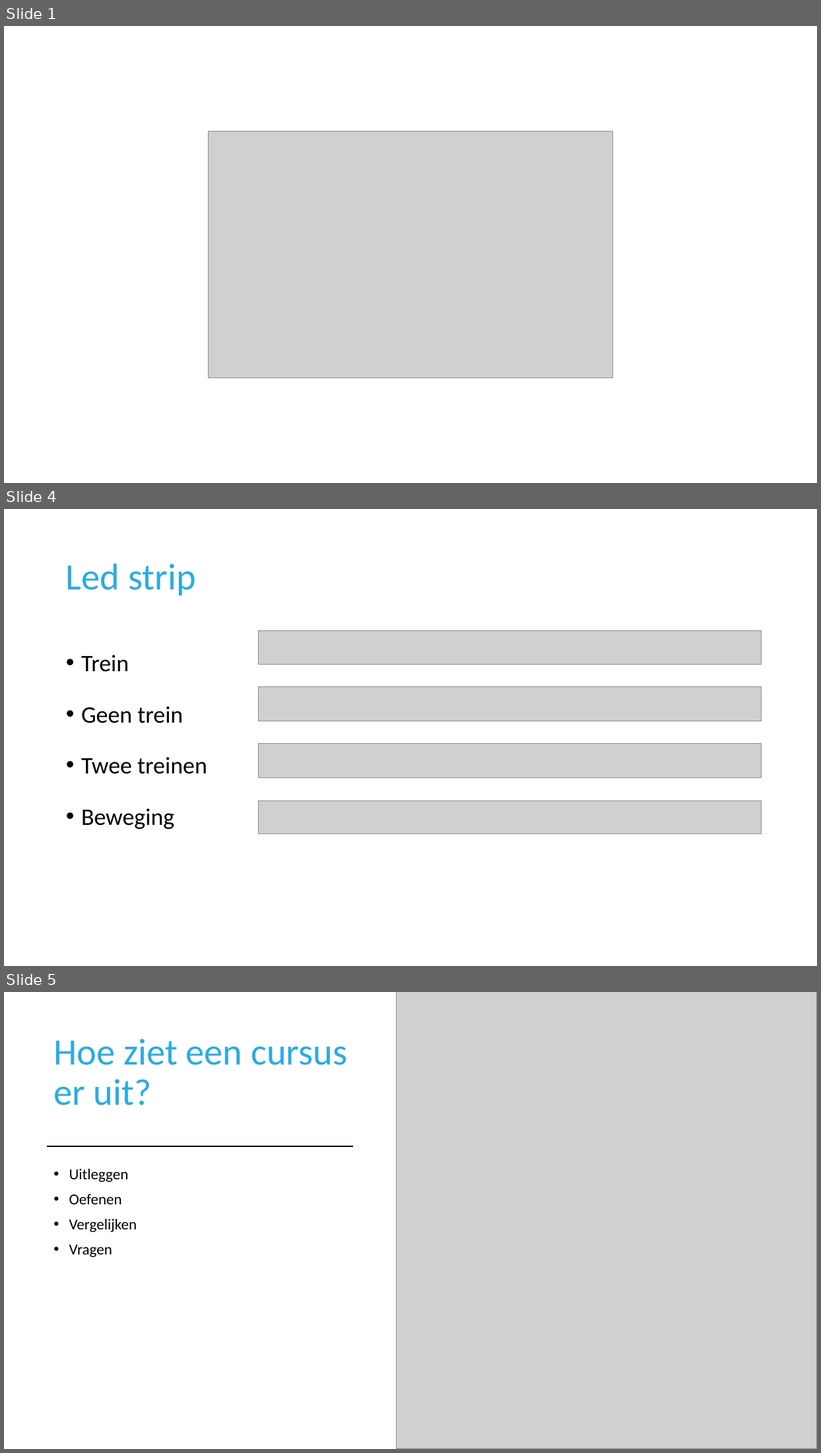
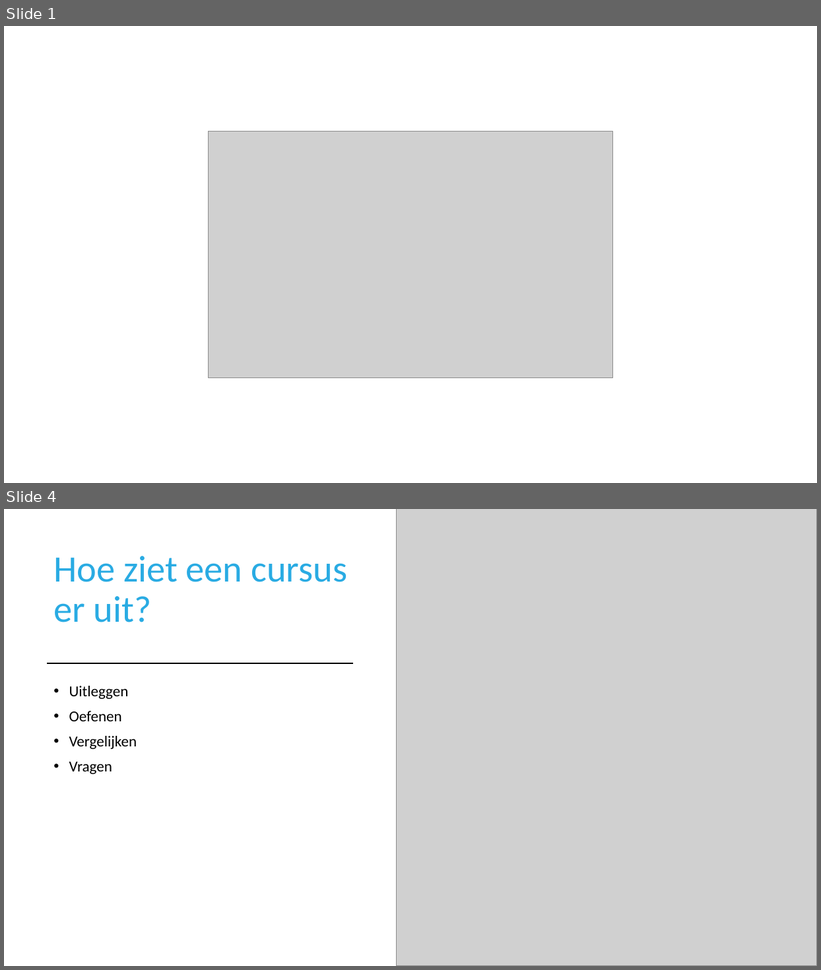
Before and after one commit to LuukdeKinderen/S1Proftaak2, a slide deck: pitch.pptx. Shown one above the other, each under a label of ours: slides 1, 4 and 5 before the commit, slides 1 and 4 after it; the slides between them are not shown. The pictures are 821x1453 and 821x970 pixels, drawn with LibreOffice and Linux fonts; fonts in the diff are those of the drawing; grey boxes stand for pictures. Boxes give left, top, right and bottom in pixels: in the first picture for what was removed or moved away, otherwise in the second. Text is boxed around its words. In the diff, an @@ line names an element or a change of style, - is before the commit and + after.

```diff
--- a/pitch.pptx
+++ b/pitch.pptx
@@ slide 4 removed at box(4, 509, 817, 966), background #FFFFFF @@
@@ title removed at box(66, 563, 196, 595) @@
-Led strip
@@ picture removed at box(258, 631, 762, 665) @@
@@ text removed at box(81, 655, 207, 829) @@
-• Trein
-• Geen trein
-• Twee treinen
-• Beweging
@@ picture removed at box(258, 687, 762, 722) @@
@@ picture removed at box(258, 744, 762, 779) @@
@@ picture removed at box(258, 801, 762, 834) @@
@@ what was slide 5 is now slide 4 @@
```
Also in this commit, not shown: 2 slides changed, 1 slide added, 8 other files.
